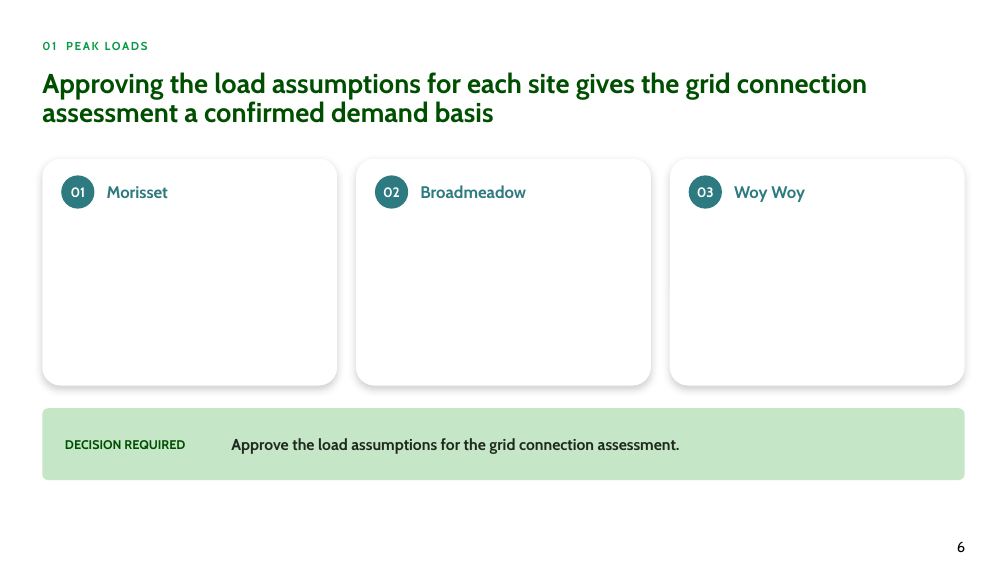
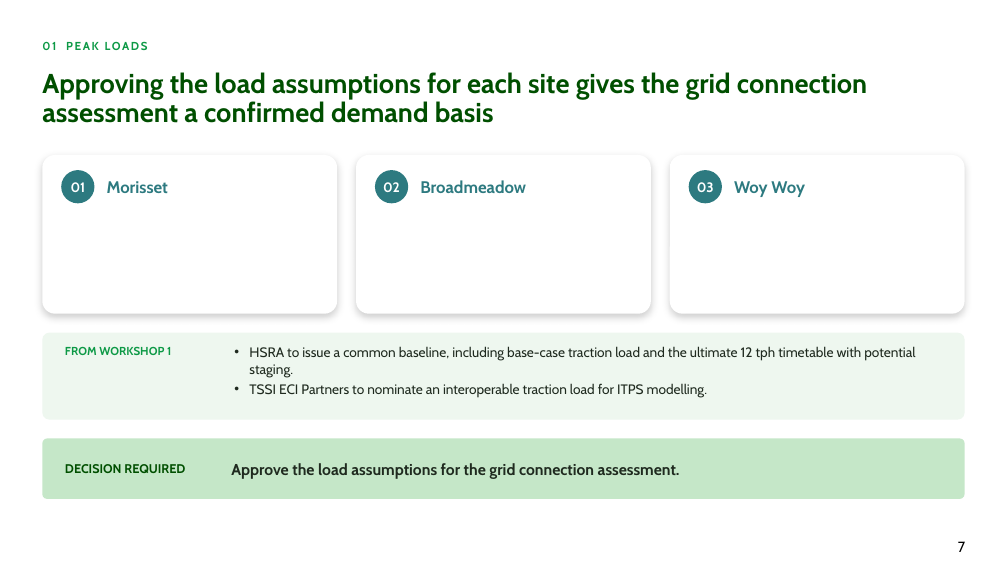
Before and after one commit to alyciawolf02/claude, a slide deck: slide 7 of deliverables/GoFar_Power_and_Grid_Connection_2_Workshop_Structure.pptx (slide 6 before the commit). Drawn at 1008x567 pixels with LibreOffice and Linux fonts; fonts in the diff are those of the drawing; background and template pictures are left out. Boxes give left, top, right and bottom in pixels: in the first picture for what was removed or moved away, otherwise in the second. Text is boxed around its words. In the diff, an @@ line names an element or a change of style, - is before the commit and + after.

```diff
--- a/deliverables/GoFar_Power_and_Grid_Connection_2_Workshop_Structure.pptx
+++ b/deliverables/GoFar_Power_and_Grid_Connection_2_Workshop_Structure.pptx
@@ rounded rectangle: place and size @@
-rounded rectangle at [42, 159, 337, 386]
+rounded rectangle at [42, 155, 337, 314]
@@ rounded rectangle: place and size @@
-rounded rectangle at [356, 159, 651, 386]
+rounded rectangle at [356, 155, 651, 314]
@@ rounded rectangle: place and size @@
-rounded rectangle at [670, 159, 965, 386]
+rounded rectangle at [670, 155, 965, 314]
@@ 3 ellipses, 3 texts: place and size @@
-3 ellipses, 3 texts at [61, 175, 805, 209]
+3 ellipses, 3 texts at [61, 170, 805, 203]
@@ rounded rectangle: place and size @@
-rounded rectangle at [42, 408, 965, 480]
+rounded rectangle at [42, 333, 965, 420]
@@ rounded rectangle at [42, 333, 965, 420]: fill #C5E7C8 to #EEF7EF @@
@@ text added at [65, 347, 171, 355], 11 pt, text #0D9946, bold @@
+FROM WORKSHOP 1
@@ text added at [249, 346, 915, 398], 13 pt, text #1F2A1F @@
+• HSRA to issue a common baseline, including base-case traction load and the ultimate 12 tph timetable with potential staging.
+• TSSI ECI Partners to nominate an interoperable traction load for ITPS modelling.
@@ rounded rectangle added at [42, 439, 965, 499], fill #C5E7C8 @@
@@ text "DECISION REQUIRED": place and size @@
-text "DECISION REQUIRED" at [65, 440, 185, 449]
+text "DECISION REQUIRED" at [65, 464, 185, 473]
@@ text "Approve the load assumptions for ...": place and size @@
-text "Approve the load assumptions for ..." at [231, 438, 680, 454]
+text "Approve the load assumptions for ..." at [231, 463, 680, 479]
@@ page number at [958, 541, 965, 552]: text changed @@
-6
+7
```
Also in this commit, not shown: 9 other slides changed, 1 slide added.
